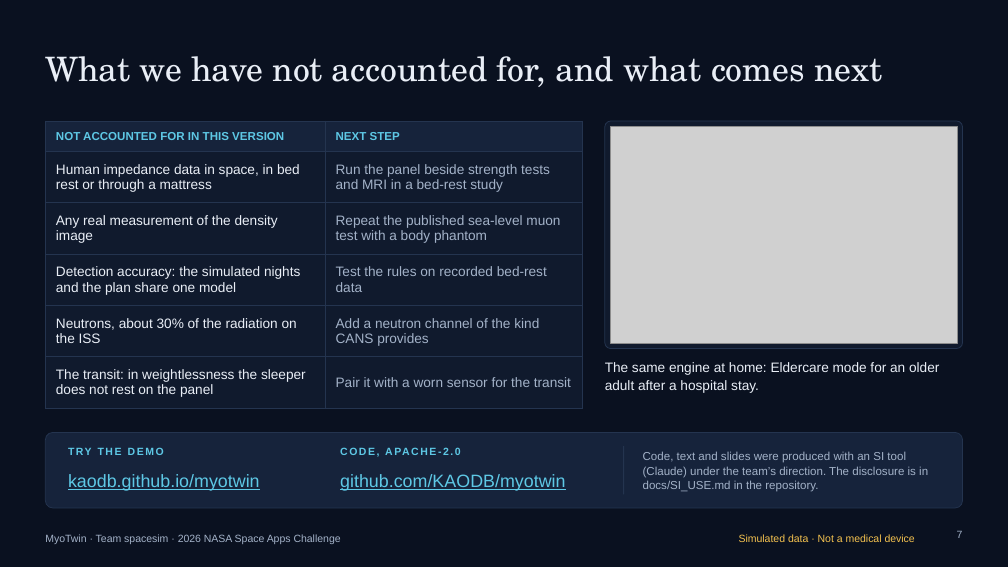
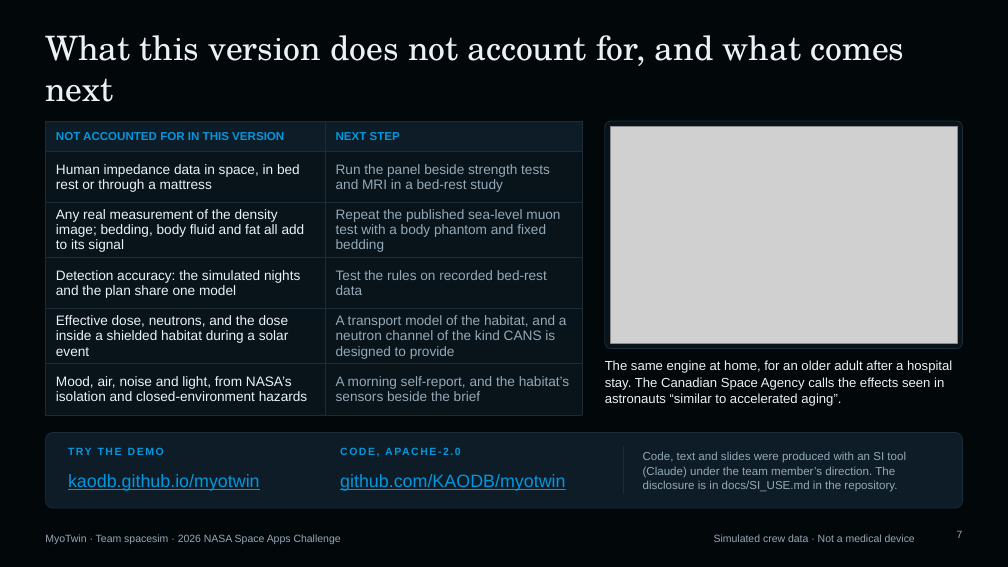
Before and after one commit to KAODB/myotwin, a slide deck: slide 7 of demo/slides/MyoTwin-demo.pptx. Drawn at 1008x567 pixels with LibreOffice and Linux fonts; fonts in the diff are those of the drawing; grey boxes stand for pictures. Boxes give left, top, right and bottom in pixels: in the first picture for what was removed or moved away, otherwise in the second. Text is boxed around its words. In the diff, an @@ line names an element or a change of style, - is before the commit and + after.

```diff
--- a/demo/slides/MyoTwin-demo.pptx
+++ b/demo/slides/MyoTwin-demo.pptx
@@ background #0A1120 to #02070A @@
@@ title at [45, 35, 904, 102]: text changed; text colour #E9EEF6 to #EAF2F7 @@
-What we have not accounted for, and what comes next
+What this version does not account for, and what comes next
@@ table at [45, 121, 582, 405] @@
-row 3, column 1: Any real measurement of the density image
+row 3, column 1: Any real measurement of the density image; bedding, body fluid and fat all add to its signal
-row 3, column 2: Repeat the published sea-level muon test with a body phantom
+row 3, column 2: Repeat the published sea-level muon test with a body phantom and fixed bedding
-row 5, column 1: Neutrons, about 30% of the radiation on the ISS
+row 5, column 1: Effective dose, neutrons, and the dose inside a shielded habitat during a solar event
-row 5, column 2: Add a neutron channel of the kind CANS provides
+row 5, column 2: A transport model of the habitat, and a neutron channel of the kind CANS is designed to provide
-row 6, column 1: The transit: in weightlessness the sleeper does not rest on the panel
+row 6, column 1: Mood, air, noise and light, from NASA’s isolation and closed-environment hazards
-row 6, column 2: Pair it with a worn sensor for the transit
+row 6, column 2: A morning self-report, and the habitat’s sensors beside the brief
@@ fill #16233B to #0D1C26 in row 1 @@
@@ fill #101A2D to #08131A in 10 cells @@
@@ text colour #5EC8E5 to #0297DE in "NOT ACCOUNTED FOR IN THIS VERSION", "NEXT STEP" @@
@@ text colour #E9EEF6 to #EAF2F7 in "Human impedance data in space, in bed ...", "Detection accuracy: the simulated nights and the ..." @@
@@ text colour #A3B2C8 to #94A9B8 in "Run the panel beside strength tests and ...", "Test the rules on recorded bed-rest data" @@
@@ borders changed @@
@@ rounded rectangle at [605, 121, 963, 349]: fill #101A2D to #08131A; outline #24344F 0.75 pt to #1A2C38 0.75 pt @@
@@ text at [605, 360, 952, 406]: text changed; size 13 to 12.5 pt; text colour #E9EEF6 to #EAF2F7 @@
-The same engine at home: Eldercare mode for an older adult after a hospital stay.
+The same engine at home, for an older adult after a hospital stay. The Canadian Space Agency calls the effects seen in astronauts “similar to accelerated aging”.
@@ rounded rectangle at [45, 433, 963, 508]: fill #16233B to #0D1C26; outline #24344F 0.75 pt to #1A2C38 0.75 pt @@
@@ line (624, 446) - (624, 495): stroke #24344F 1 pt to #1A2C38 1 pt @@
@@ text colour #5EC8E5 to #0297DE in 4 elements at [68, 445, 265, 464], [68, 474, 260, 491], [443, 447, 461, 455], [340, 474, 565, 491] @@
@@ text at [643, 451, 906, 492]: text changed; text colour #A3B2C8 to #94A9B8 @@
-Code, text and slides were produced with an SI tool (Claude) under the team’s direction. The disclosure is in docs/SI_USE.md in the repository.
+Code, text and slides were produced with an SI tool (Claude) under the team member’s direction. The disclosure is in docs/SI_USE.md in the repository.
@@ text "MyoTwin · Team spacesim · ..." at [45, 534, 341, 544]: text colour #A3B2C8 to #94A9B8 @@
@@ text at [714, 534, 915, 542]: text changed; text colour #F3C14F to #94A9B8 @@
-Simulated data · Not a medical device
+Simulated crew data · Not a medical device
@@ page number at [957, 531, 963, 538]: text colour #A3B2C8 to #94A9B8 @@
```
Also in this commit, not shown: 4 other slides changed, 2 slides added, 2 slides removed, 11 other files.
